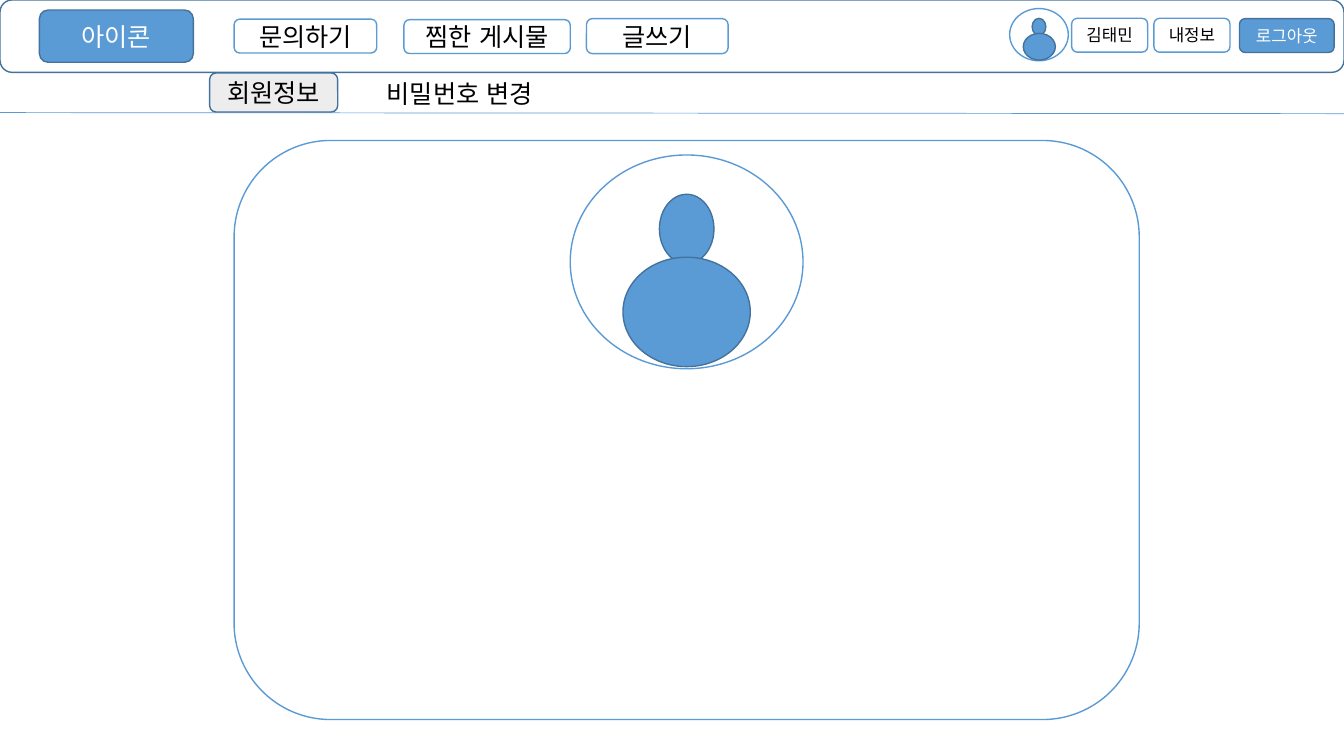
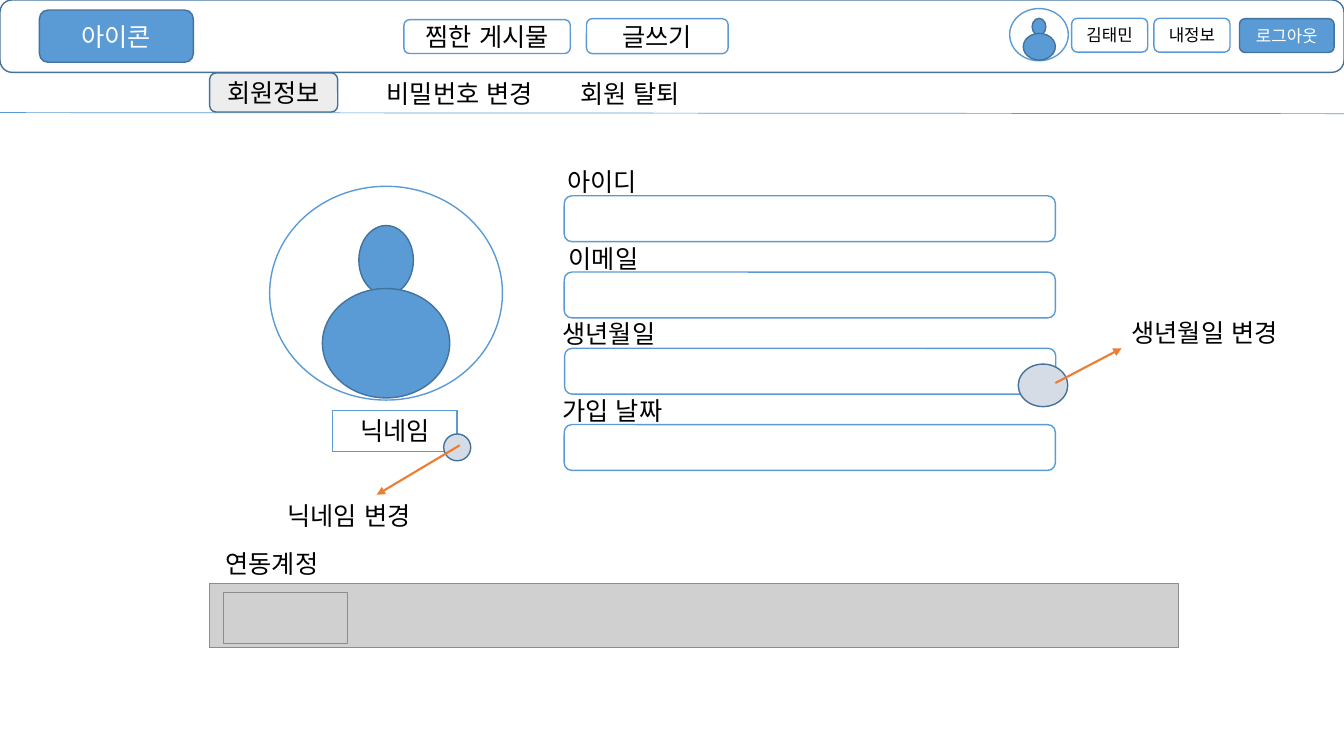
Before and after one commit to ghktjr960/TripDiary, a slide deck: slide 10 of 김태민/김태민/프로젝트 UI.pptx (slide 8 before the commit). Drawn at 1344x756 pixels with LibreOffice and Linux fonts; fonts in the diff are those of the drawing; grey boxes stand for pictures. Boxes give left, top, right and bottom in pixels: in the first picture for what was removed or moved away, otherwise in the second. Text is boxed around its words. In the diff, an @@ line names an element or a change of style, - is before the commit and + after.

```diff
--- a/김태민/김태민/프로젝트 UI.pptx
+++ b/김태민/김태민/프로젝트 UI.pptx
@@ rounded rectangle removed at [234, 19, 376, 53] @@
-문의하기
@@ text added at [580, 82, 680, 105], 18 pt, text #000000 @@
+회원 탈퇴
@@ text added at [567, 170, 637, 197], 18 pt, text #000000 @@
+아이디
@@ rounded rectangle added at [565, 196, 1056, 241], fill #FFFFFF, outline #5B9BD5 1 pt @@
@@ 3 ellipses: place and size @@
-3 ellipses at [571, 155, 804, 369]
+3 ellipses at [270, 187, 503, 400]
@@ text added at [569, 242, 639, 274], 18 pt, text #000000 @@
+이메일
@@ rounded rectangle added at [565, 272, 1056, 318], fill #FFFFFF, outline #5B9BD5 1 pt @@
@@ text added at [562, 317, 655, 349], 18 pt, text #000000 @@
+생년월일
@@ text added at [1132, 321, 1277, 344], 18 pt, text #000000 @@
+생년월일 변경
@@ rounded rectangle added at [565, 349, 1056, 394], fill #FFFFFF, outline #5B9BD5 1 pt @@
@@ arrow added from (1056, 383) to (1122, 349), #ED7D31 1.5 pt @@
@@ ellipse added at [1018, 364, 1068, 406], fill #D6DCE5, outline #43739E 1 pt @@
@@ rectangle added at [333, 410, 458, 452], fill #FFFFFF, outline #5B9BD5 1 pt, 18 pt, text #000000 @@
+닉네임
@@ text added at [562, 394, 662, 426], 18 pt, text #000000 @@
+가입 날짜
@@ arrow added from (460, 446) to (377, 495), #ED7D31 1.5 pt @@
@@ ellipse added at [444, 435, 471, 462], fill #D6DCE5, outline #43739E 1 pt @@
@@ rounded rectangle: place and size @@
-rounded rectangle at [234, 140, 1139, 719]
+rounded rectangle at [565, 424, 1056, 470]
@@ text added at [288, 504, 410, 527], 18 pt, text #000000 @@
+닉네임 변경
@@ text added at [226, 552, 319, 575], 18 pt, text #000000 @@
+연동계정
@@ picture added at [210, 584, 1179, 648] @@
@@ picture added at [223, 593, 347, 643] @@
```
Also in this commit, not shown: 5 other slides changed, 9 slides added, 1 other file.
